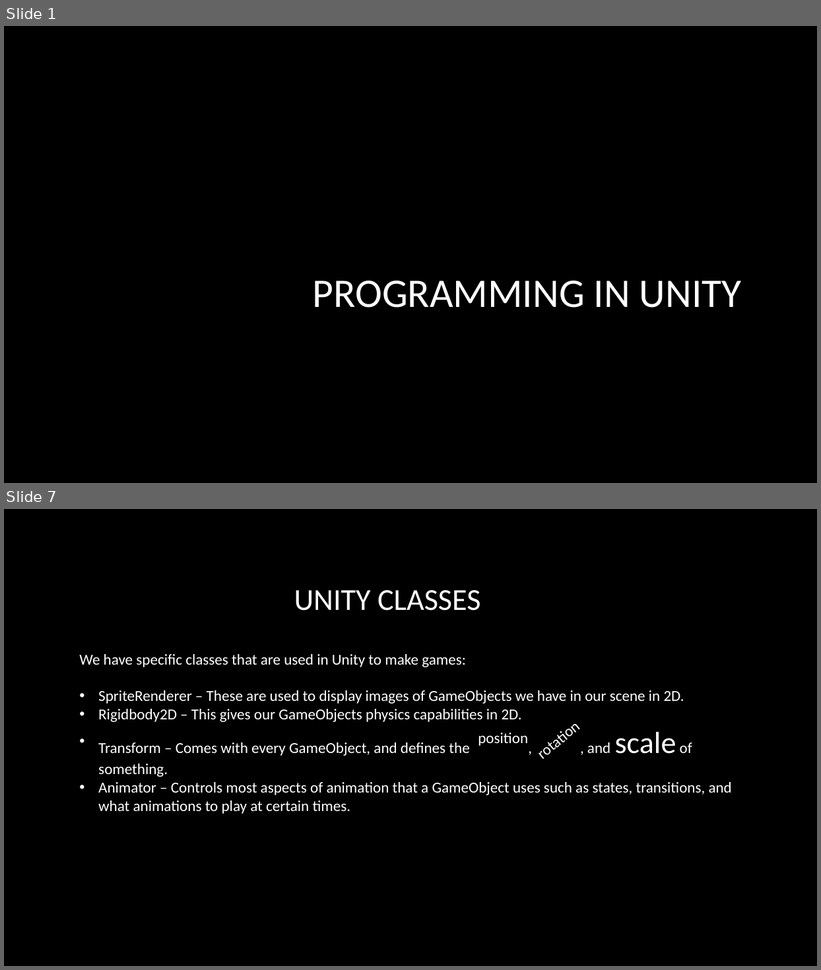
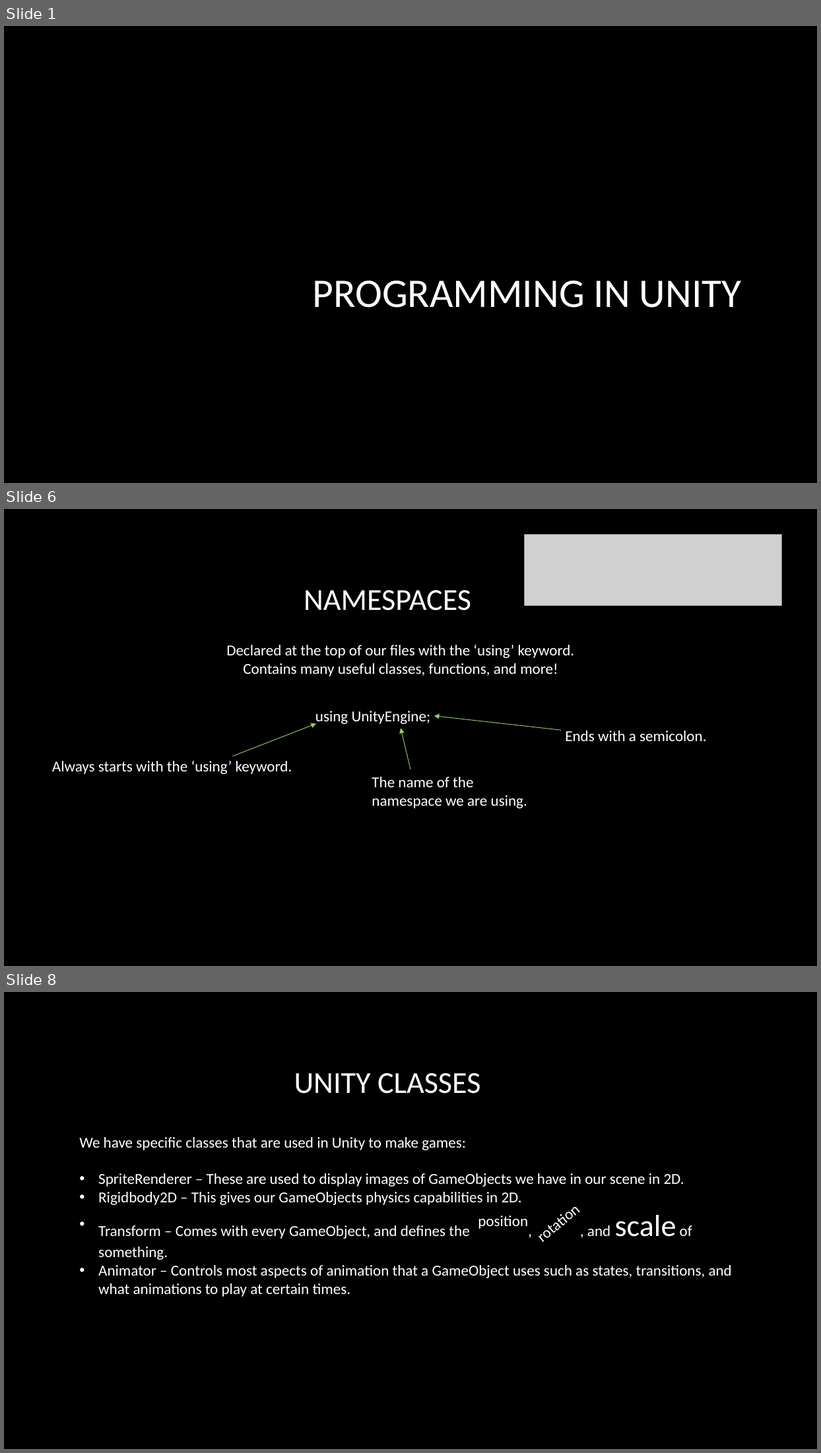
Before and after one commit to RIDENTEM/teachingMaterial, a slide deck: Programming in unity.pptx. Shown one above the other, each under a label of ours: slides 1 and 7 before the commit, slides 1, 6 and 8 after it; the slides between them are not shown. The pictures are 821x970 and 821x1453 pixels, drawn with LibreOffice and Linux fonts; fonts in the diff are those of the drawing; grey boxes stand for pictures; background and template pictures are left out. Boxes give left, top, right and bottom in pixels: in the first picture for what was removed or moved away, otherwise in the second. Text is boxed around its words. In the diff, an @@ line names an element or a change of style, - is before the commit and + after.

```diff
--- a/Programming in unity.pptx
+++ b/Programming in unity.pptx
@@ slide 6 added at [4, 509, 817, 966], background picture (left out) @@
@@ picture added at [524, 534, 782, 606] @@
@@ title added at [304, 590, 471, 611], 36 pt, text #FFFFFF @@
+NAMESPACES
@@ text added at [226, 644, 575, 677], 18 pt, text #FFFFFF @@
+Declared at the top of our files with the ‘using’ keyword.
+Contains many useful classes, functions, and more!
@@ arrow added from (233, 757) to (316, 723), #94CE67 0.75 pt @@
@@ text added at [316, 711, 431, 725], 18 pt, text #FFFFFF @@
+using UnityEngine;
@@ arrow added from (562, 730) to (435, 716), #94CE67 0.75 pt @@
@@ arrow added from (411, 770) to (401, 729), #94CE67 0.75 pt @@
@@ text added at [565, 731, 706, 741], 18 pt, text #FFFFFF @@
+Ends with a semicolon.
@@ text added at [52, 760, 292, 774], 18 pt, text #FFFFFF @@
+Always starts with the ‘using’ keyword.
@@ text added at [372, 777, 527, 809], 18 pt, text #FFFFFF @@
+The name of the namespace we are using.
@@ what was slide 7 is now slide 8 @@
```
Also in this commit, not shown: 5 slides changed, 4 other files.
